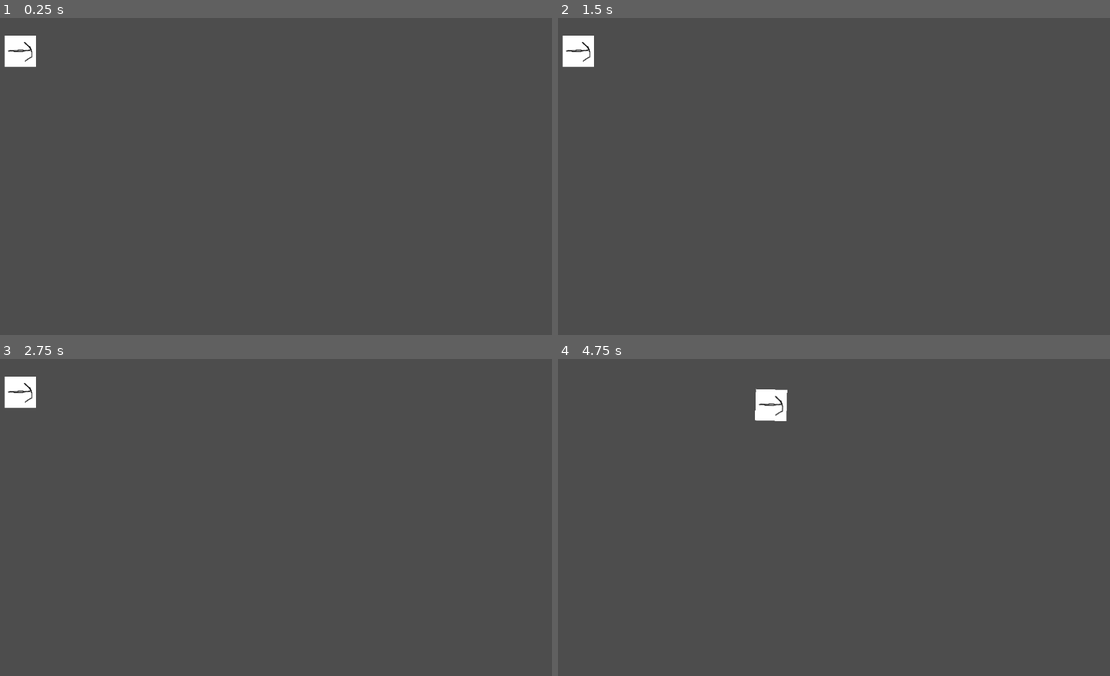
Above: before the commit, frames 1-4 (two rows, left to right).
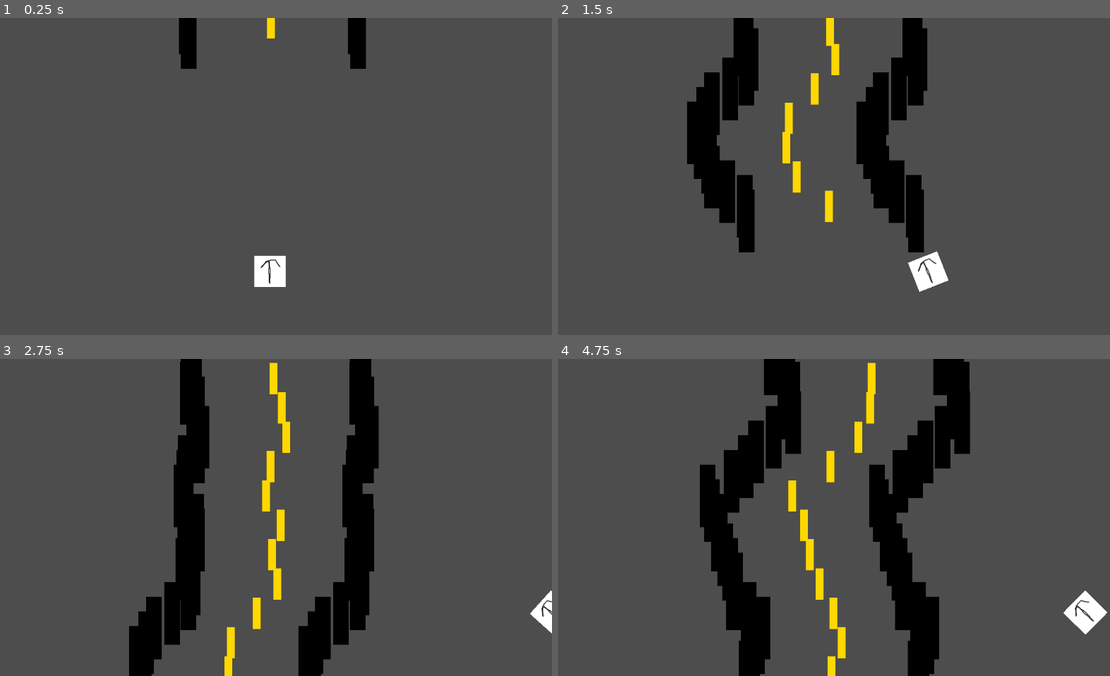
Above: after the commit, the same moments.

Repository: mihirlaud/first-slick-type-game
Game: Godot game, scene res://game.tscn
Same seed, same stepped clock (60 frames per second), same inputs: the game is played once before the commit and once after it. Before the commit the project starts from res://player.tscn.
Inputs:
- Up to frame 1 (0.25 s): no input
- Up to frame 2 (1.5 s): hold D (turn_right) 0.53-1.28 s; hold S (brake) from 1.28 s (still down)
- Up to frame 3 (2.75 s): release S (brake) at 2.03 s; hold D (turn_right) from 2.03 s (still down)
- Up to frame 4 (4.75 s): release D (turn_right) at 2.78 s; hold W (accel) 2.78-3.53 s; hold A (turn_left) from 3.53 s (still down)

The runs differ from the first frame. In frame 1, 2.2% of the frame differs, in the area x 0-67%, y 0-85%; in frame 2, 12%; in frame 3, 14%; in frame 4, 17%, in the area x 25-100%, y 0-100%.

Commit message:
Add RNG road

Diff:
--- /dev/null
+++ b/game.gd
@@ -0,0 +1,49 @@
+extends Node2D
+
+var screen_size # Size of the game window.
+var spawner_x
+var rng
+var road_width
+var t
+@export var road_line_scene: PackedScene
+@export var road_barrier_scene: PackedScene
+@export var frequency = 0.5
+
+# Called when the node enters the scene tree for the first time.
+func _ready() -> void:
+	screen_size = get_viewport_rect().size
+	road_width = screen_size.x * 0.3
+	spawner_x = screen_size.x * 0.5
+	$Player.set_y(screen_size.y * 0.8)
+
+	rng = FastNoiseLite.new()
+	rng.noise_type = FastNoiseLite.TYPE_PERLIN
+	rng.frequency = frequency
+	t = 0
+
+# Called every frame. 'delta' is the elapsed time since the previous frame.
+func _process(delta: float) -> void:
+	t += delta
+	spawner_x = rng.get_noise_1d(t) * (screen_size.x * 0.5 - road_width * 0.5) + screen_size.x * 0.5
+
+func _on_road_line_timer_timeout() -> void:
+	var road_line = road_line_scene.instantiate()
+	var left_barrier = road_barrier_scene.instantiate()
+	var right_barrier = road_barrier_scene.instantiate()
+
+	road_line.position.y = 0
+	road_line.position.x = spawner_x
+
+	add_child(road_line)
+
+func _on_road_barrier_timer_timeout() -> void:
+	var left_barrier = road_barrier_scene.instantiate()
+	var right_barrier = road_barrier_scene.instantiate()
+
+	left_barrier.position.y = 0
+	left_barrier.position.x = spawner_x - road_width * 0.5
+	right_barrier.position.y = 0
+	right_barrier.position.x = spawner_x + road_width * 0.5
+
+	add_child(left_barrier)
+	add_child(right_barrier)
--- /dev/null
+++ b/game.tscn
@@ -0,0 +1,24 @@
+[gd_scene format=3 uid="uid://d4m2vfmt0qmk6"]
+
+[ext_resource type="Script" uid="uid://ctne8ko73t6an" path="res://game.gd" id="1_e2o6t"]
+[ext_resource type="PackedScene" uid="uid://o22dto312yjm" path="res://road_line.tscn" id="2_fc0e3"]
+[ext_resource type="PackedScene" uid="uid://bsw412i352les" path="res://player.tscn" id="2_feb5d"]
+[ext_resource type="PackedScene" uid="uid://33236yu56xgk" path="res://road_barrier.tscn" id="3_fc0e3"]
+
+[node name="Game" type="Node2D" unique_id=561199391]
+script = ExtResource("1_e2o6t")
+road_line_scene = ExtResource("2_fc0e3")
+road_barrier_scene = ExtResource("3_fc0e3")
+
+[node name="Player" parent="." unique_id=1916046122 instance=ExtResource("2_feb5d")]
+
+[node name="RoadLineTimer" type="Timer" parent="." unique_id=753022573]
+wait_time = 0.2
+autostart = true
+
+[node name="RoadBarrierTimer" type="Timer" parent="." unique_id=1908635437]
+wait_time = 0.1
+autostart = true
+
+[connection signal="timeout" from="RoadLineTimer" to="." method="_on_road_line_timer_timeout"]
+[connection signal="timeout" from="RoadBarrierTimer" to="." method="_on_road_barrier_timer_timeout"]
--- a/player.gd
+++ b/player.gd
@@ -1,44 +1,40 @@
 extends Area2D
 
 @export var max_speed = 800 # How fast the player will move (pixels/sec).
-@export var max_rot_speed = 0.025
+@export var player_y = 0
 var screen_size # Size of the game window.
 var velocity
-var rotational_velocity
 
 # Called when the node enters the scene tree for the first time.
 func _ready() -> void:
-	velocity = 0
-	rotational_velocity = 0
+	velocity = Vector2.ZERO
 	screen_size = get_viewport_rect().size
+	position = Vector2(screen_size.x / 2, player_y)
 
 # Called every frame. 'delta' is the elapsed time since the previous frame.
 func _process(delta: float) -> void:
-	if Input.is_action_pressed("accel"):
-		velocity += 0.01
+	if Input.is_action_pressed("turn_left"):
+		velocity.x -= 0.01
+	elif Input.is_action_pressed("turn_right"):
+		velocity.x += 0.01
 	else:
-		velocity -= 0.005
+		if velocity.x > 0:
+			velocity.x -= 0.005
+		elif velocity.x < 0:
+			velocity.x += 0.005
 
-	if Input.is_action_pressed("brake"):
-		velocity -= 0.01
+	velocity = velocity.clamp(Vector2(-1, 0), Vector2(1, 0))
 
-	velocity = max(0, min(1, velocity))
+	var dv = velocity * delta * max_speed
 
-	if Input.is_action_pressed("turn_left"):
-		rotational_velocity -= 0.01
-	elif Input.is_action_pressed("turn_right"):
-		rotational_velocity += 0.01
-	else:
-		if rotational_velocity > 0:
-			rotational_velocity -= 0.008
-		elif rotational_velocity < 0:
-			rotational_velocity += 0.008
+	position += dv
+	position = position.clamp(Vector2.ZERO, screen_size)
 
-	rotational_velocity = max(-1, min(1, rotational_velocity))
+	var dx = position.x - screen_size.x / 2
+	var dy = player_y
+	var theta = atan2(dy, dx) - PI / 2
+	rotation = theta
 
-	rotation += rotational_velocity * max_rot_speed * velocity
-
-	var dv = Vector2(velocity * delta * max_speed, 0)
-
-	position += dv.rotated(rotation)
-	position = position.clamp(Vector2.ZERO, screen_size)
+func set_y(new_y) -> void:
+	player_y = new_y
+	position.y = player_y
--- a/player.tscn
+++ b/player.tscn
@@ -7,7 +7,7 @@
 size = Vector2(64, 64)
 
 [node name="Player" type="Area2D" unique_id=1916046122]
-position = Vector2(66, 68)
+top_level = true
 script = ExtResource("1_onrkg")
 metadata/_edit_group_ = true
 
--- a/project.godot
+++ b/project.godot
@@ -11,7 +11,7 @@
 [application]
 
 config/name="slick-drifter"
-run/main_scene="uid://bsw412i352les"
+run/main_scene="uid://d4m2vfmt0qmk6"
 config/features=PackedStringArray("4.6", "Forward Plus")
 config/icon="res://icon.svg"
 
--- /dev/null
+++ b/road_barrier.gd
@@ -0,0 +1,14 @@
+extends Area2D
+
+
+# Called when the node enters the scene tree for the first time.
+func _ready() -> void:
+	pass # Replace with function body.
+
+
+# Called every frame. 'delta' is the elapsed time since the previous frame.
+func _process(delta: float) -> void:
+	position.y += 5
+
+func _on_visible_on_screen_notifier_2d_screen_exited() -> void:
+	queue_free()
--- /dev/null
+++ b/road_barrier.tscn
@@ -0,0 +1,20 @@
+[gd_scene format=3 uid="uid://33236yu56xgk"]
+
+[ext_resource type="Script" uid="uid://b1bp3p7of07cs" path="res://road_barrier.gd" id="1_c6p3s"]
+[ext_resource type="Texture2D" uid="uid://cuyx2pnn10ko8" path="res://assets/sprites/road_barrier.png" id="1_cop0r"]
+
+[sub_resource type="RectangleShape2D" id="RectangleShape2D_c6p3s"]
+size = Vector2(32, 128)
+
+[node name="RoadBarrier" type="Area2D" unique_id=996285932]
+script = ExtResource("1_c6p3s")
+
+[node name="Sprite2D" type="Sprite2D" parent="." unique_id=1751890031]
+texture = ExtResource("1_cop0r")
+
+[node name="CollisionShape2D" type="CollisionShape2D" parent="." unique_id=451034798]
+shape = SubResource("RectangleShape2D_c6p3s")
+
+[node name="VisibleOnScreenNotifier2D" type="VisibleOnScreenNotifier2D" parent="." unique_id=643830428]
+
+[connection signal="screen_exited" from="VisibleOnScreenNotifier2D" to="." method="_on_visible_on_screen_notifier_2d_screen_exited"]
--- /dev/null
+++ b/road_line.gd
@@ -0,0 +1,14 @@
+extends Area2D
+
+
+# Called when the node enters the scene tree for the first time.
+func _ready() -> void:
+	pass # Replace with function body.
+
+
+# Called every frame. 'delta' is the elapsed time since the previous frame.
+func _process(delta: float) -> void:
+	position.y += 5
+
+func _on_visible_on_screen_notifier_2d_screen_exited() -> void:
+	queue_free()
--- /dev/null
+++ b/road_line.tscn
@@ -0,0 +1,21 @@
+[gd_scene format=3 uid="uid://o22dto312yjm"]
+
+[ext_resource type="Texture2D" uid="uid://cwjjwmsnxqjhf" path="res://assets/sprites/road_line.png" id="1_acn2m"]
+[ext_resource type="Script" uid="uid://oimupowfh6a" path="res://road_line.gd" id="1_qdml7"]
+
+[sub_resource type="RectangleShape2D" id="RectangleShape2D_qdml7"]
+size = Vector2(16, 64)
+
+[node name="RoadLine" type="Area2D" unique_id=1067988651]
+script = ExtResource("1_qdml7")
+
+[node name="Sprite2D" type="Sprite2D" parent="." unique_id=1705206144]
+texture = ExtResource("1_acn2m")
+
+[node name="CollisionShape2D" type="CollisionShape2D" parent="." unique_id=1632704448]
+position = Vector2(0, 32)
+shape = SubResource("RectangleShape2D_qdml7")
+
+[node name="VisibleOnScreenNotifier2D" type="VisibleOnScreenNotifier2D" parent="." unique_id=220638075]
+
+[connection signal="screen_exited" from="VisibleOnScreenNotifier2D" to="." method="_on_visible_on_screen_notifier_2d_screen_exited"]
Binary file changed: assets/sprites/car.png
Binary file added: assets/sprites/road_barrier.png
Not shown, added: assets/sprites/road_barrier.png.import
Binary file added: assets/sprites/road_line.png
Not shown, added: assets/sprites/road_line.png.import
Not shown, added: game.gd.uid
Not shown, added: road_barrier.gd.uid
Not shown, added: road_line.gd.uid
